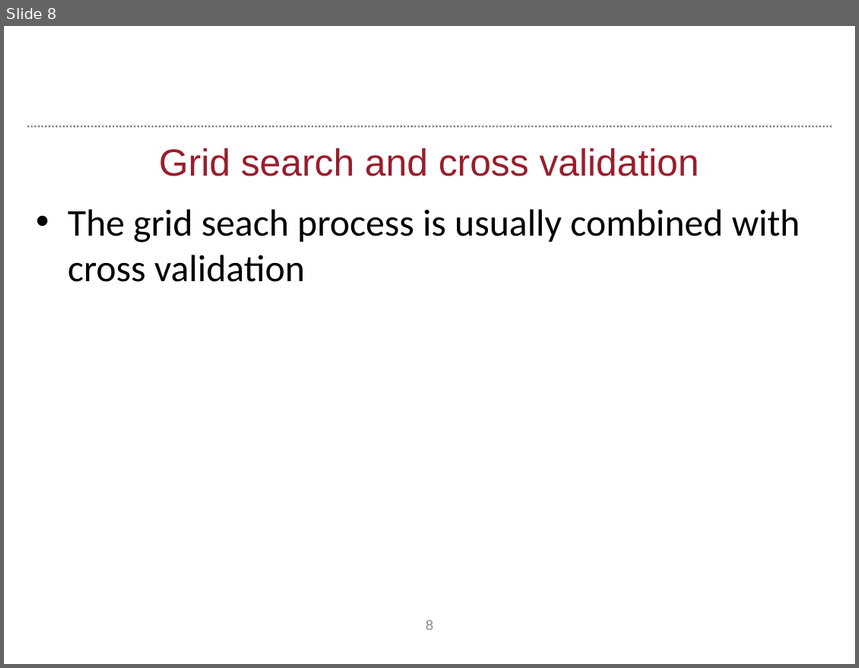
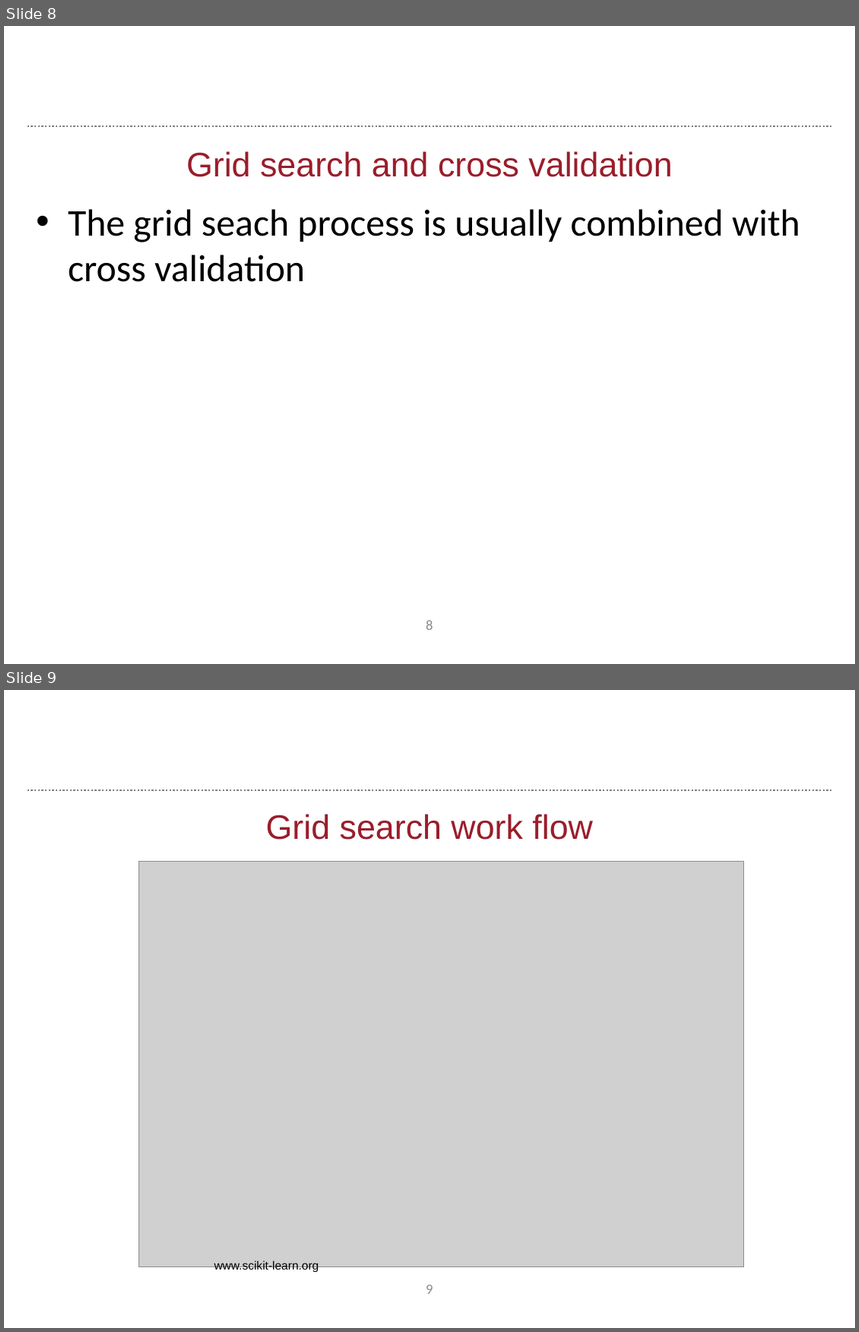
Before and after one commit to raylite/autosynthesis, a slide deck: session_6/autosynthesis_session6.pptx. Shown one above the other, each under a label of ours: slide 8 before the commit, slides 8 and 9 after it. The pictures are 859x668 and 859x1332 pixels, drawn with LibreOffice and Linux fonts; fonts in the diff are those of the drawing; grey boxes stand for pictures; background and template pictures are left out. Boxes give left, top, right and bottom in pixels: in the first picture for what was removed or moved away, otherwise in the second. Text is boxed around its words. In the diff, an @@ line names an element or a change of style, - is before the commit and + after.

```diff
--- a/session_6/autosynthesis_session6.pptx
+++ b/session_6/autosynthesis_session6.pptx
@@ slide 9 added at (4, 690, 855, 1328), background #FFFFFF; not listed: 1 template element that a slide beside it also shows @@
@@ title added at (266, 814, 593, 840), 28.8 pt, text #9A1D2B @@
+Grid search work flow
@@ picture added at (139, 861, 743, 1267) @@
@@ text added at (215, 1261, 319, 1273), 10 pt, text #000000 @@
+www.scikit-learn.org
@@ page number added at (426, 1285, 433, 1294), 12 pt, text #898989 @@
+9
@@ slide 8 changed as well @@
@@ title "Grid search and cross validation" at (186, 151, 672, 177): size 32 to 28.8 pt @@
```
Also in this commit, not shown: 7 other slides changed.
